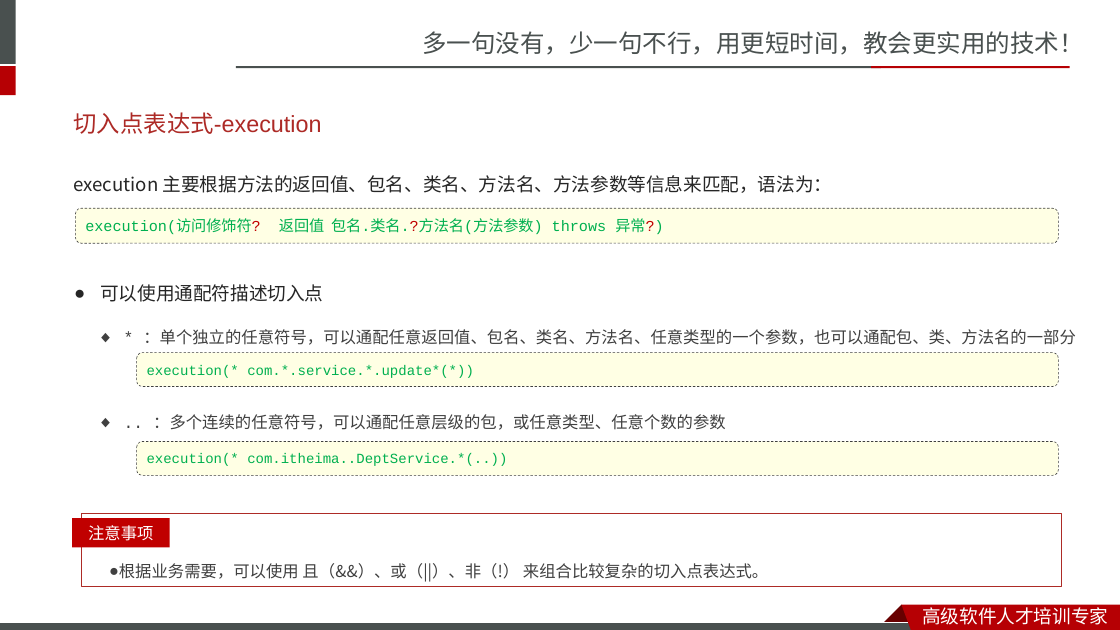
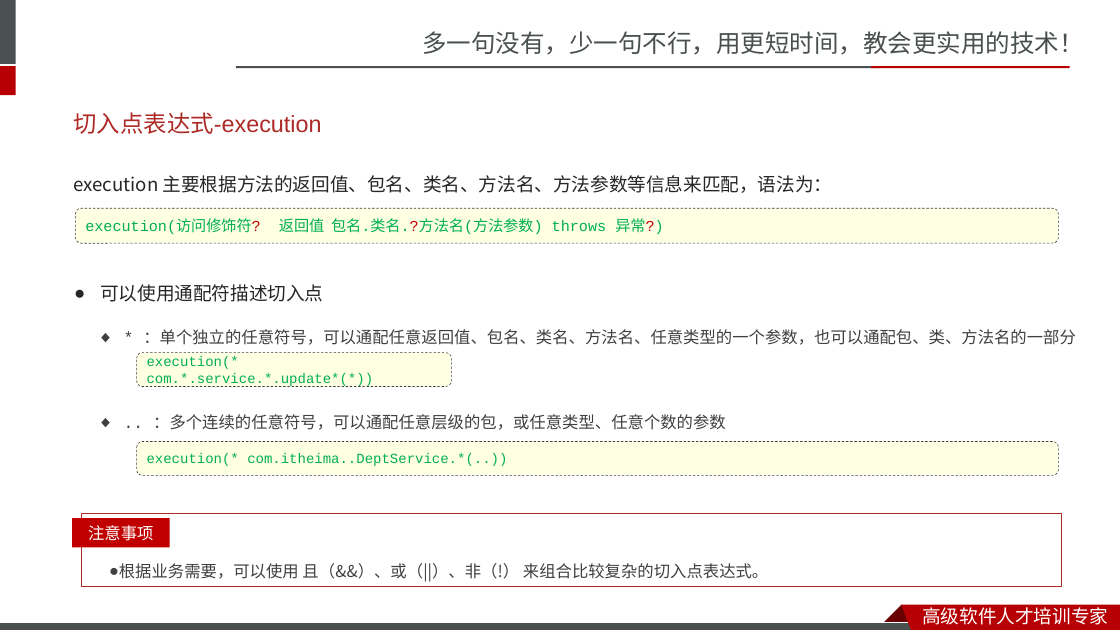
Before and after one commit to JasonNerd/JavaWeb, a slide deck: slide 45 of reference/day13-SpringBootWeb AOP/PPT/day13-SpringBoot AOP.pptx. Drawn at 1120x630 pixels with LibreOffice and Linux fonts; fonts in the diff are those of the drawing; background and template pictures are left out. Boxes give left, top, right and bottom in pixels: in the first picture for what was removed or moved away, otherwise in the second. Text is boxed around its words. In the diff, an @@ line names an element or a change of style, - is before the commit and + after.

```diff
--- a/reference/day13-SpringBootWeb AOP/PPT/day13-SpringBoot AOP.pptx
+++ b/reference/day13-SpringBootWeb AOP/PPT/day13-SpringBoot AOP.pptx
@@ rounded rectangle "execution(* com.*.service.*.update*(*))": place and size @@
-rounded rectangle "execution(* com.*.service.*.update*(*))" at bbox=[137, 353, 1059, 386]
+rounded rectangle "execution(* com.*.service.*.update*(*))" at bbox=[137, 353, 452, 386]
```
Also in this commit, not shown: 5 other slides changed, 8 other files.
